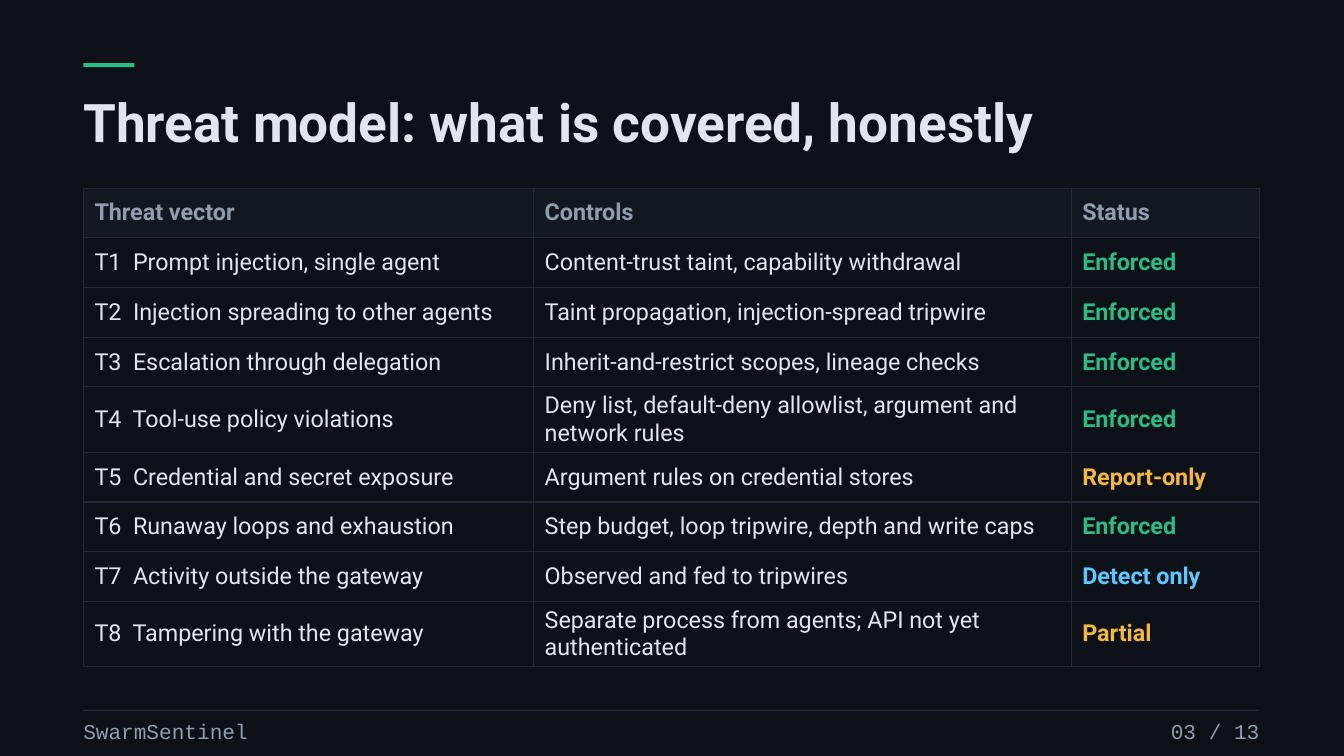
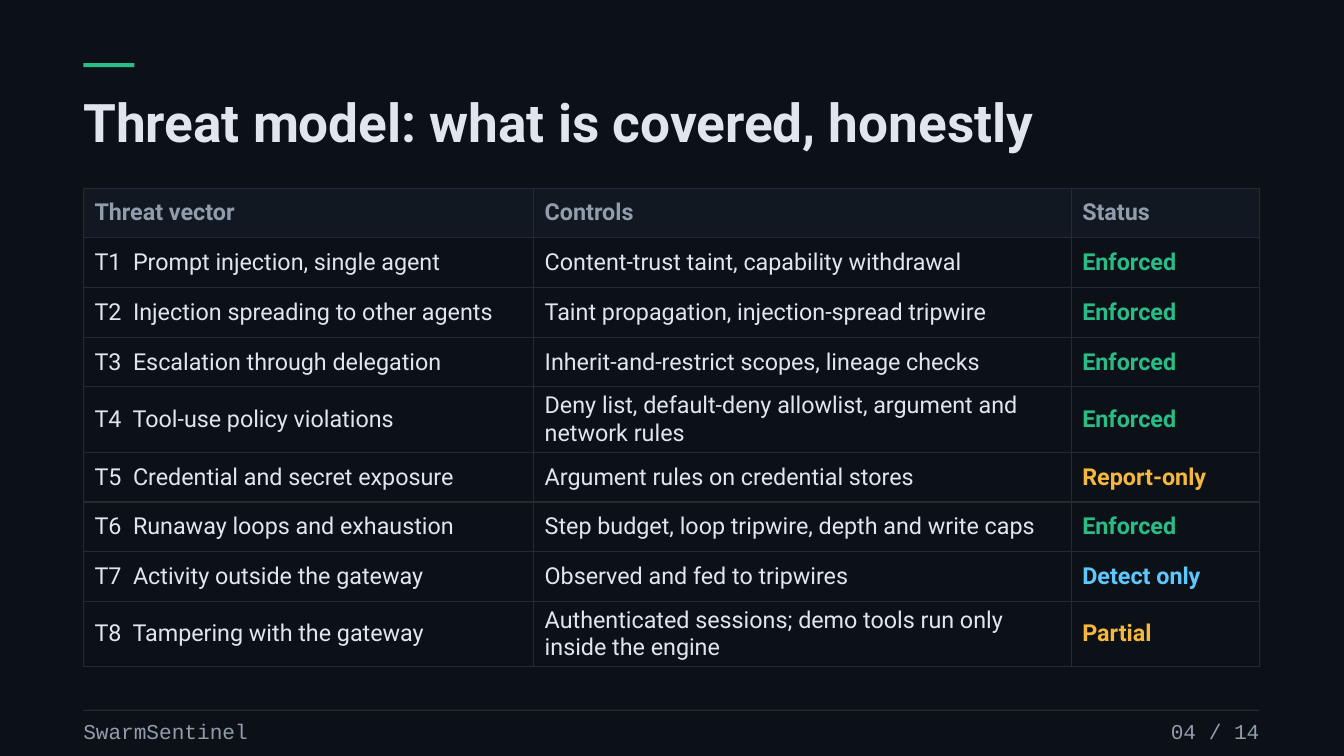
Before and after one commit to prasad-m-k/swarmsentinel, a slide deck: slide 4 of docs/source-materials/SwarmSentinel-v3---Live-Containment.pptx (slide 3 before the commit). Drawn at 1344x756 pixels with LibreOffice and Linux fonts; fonts in the diff are those of the drawing. Boxes give left, top, right and bottom in pixels: in the first picture for what was removed or moved away, otherwise in the second. Text is boxed around its words. In the diff, an @@ line names an element or a change of style, - is before the commit and + after.

```diff
--- a/docs/source-materials/SwarmSentinel-v3---Live-Containment.pptx
+++ b/docs/source-materials/SwarmSentinel-v3---Live-Containment.pptx
@@ table at bbox=[83, 188, 1259, 671] @@
-row 9, column 2: Separate process from agents; API not yet authenticated
+row 9, column 2: Authenticated sessions; demo tools run only inside the engine
@@ text at bbox=[1171, 725, 1259, 739]: text changed @@
-03 / 13
+04 / 14
```
Also in this commit, not shown: 12 other slides changed, 1 slide added, 3 other files.
